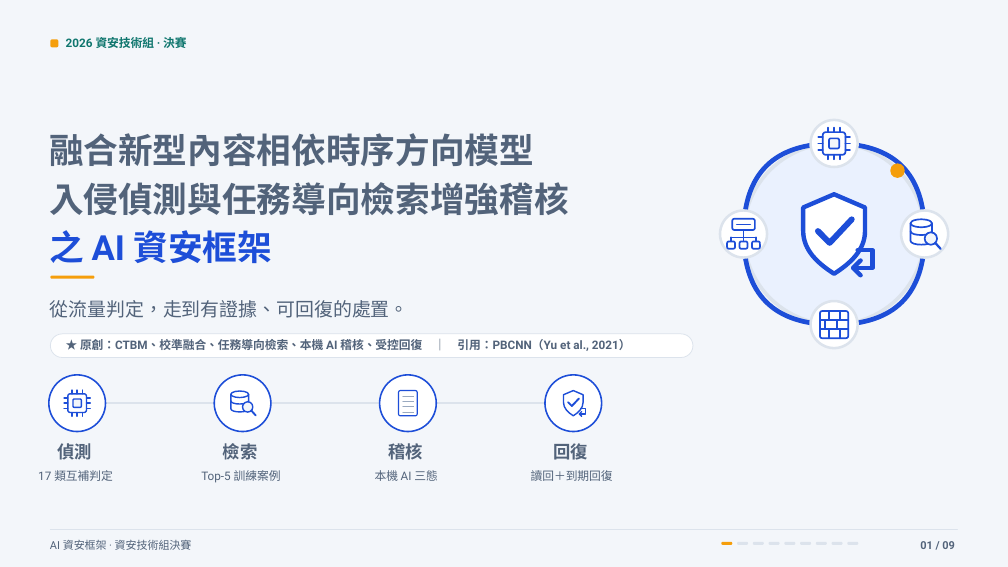
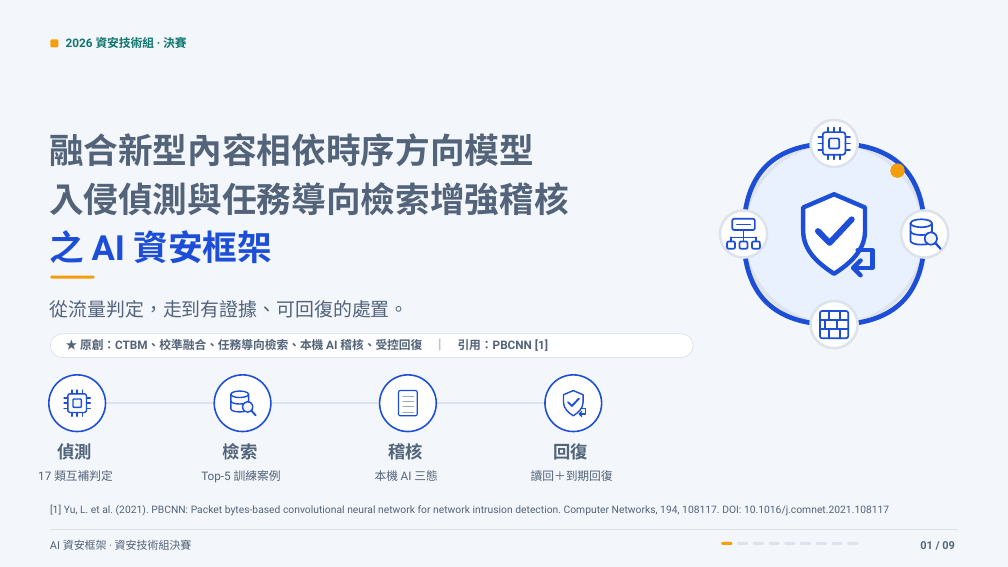
Before and after one commit to Lily09-project/innoserve-competition, a slide deck: slide 1 of deliverables/決賽簡報_AI資安框架.pptx. Drawn at 1008x567 pixels with LibreOffice and Linux fonts; fonts in the diff are those of the drawing. Boxes give left, top, right and bottom in pixels: in the first picture for what was removed or moved away, otherwise in the second. Text is boxed around its words. In the diff, an @@ line names an element or a change of style, - is before the commit and + after.

```diff
--- a/deliverables/決賽簡報_AI資安框架.pptx
+++ b/deliverables/決賽簡報_AI資安框架.pptx
@@ text at <box>80,339,548,351</box>: text changed @@
-★ 原創：CTBM、校準融合、任務導向檢索、本機 AI 稽核、受控回復 ｜ 引用：PBCNN（Yu et al., 2021）
+★ 原創：CTBM、校準融合、任務導向檢索、本機 AI 稽核、受控回復 ｜ 引用：PBCNN [1]
@@ text added at <box>50,504,889,515</box>, 9.8 pt, text #52637A @@
+[1] Yu, L. et al. (2021). PBCNN: Packet bytes-based convolutional neural network for network intrusion detection. Computer Networks, 194, 108117. DOI: 10.1016/j.comnet.2021.108117
```
Also in this commit, not shown: 3 other slides changed, 15 other files.
